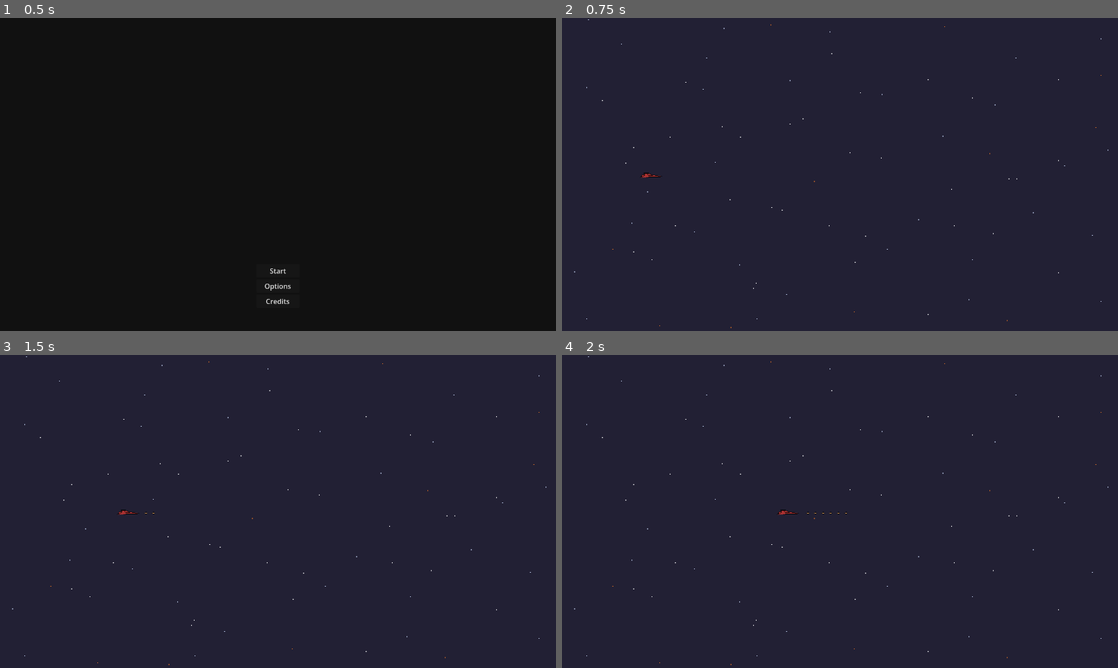
Above: before the commit, frames 1-4 (two rows, left to right).
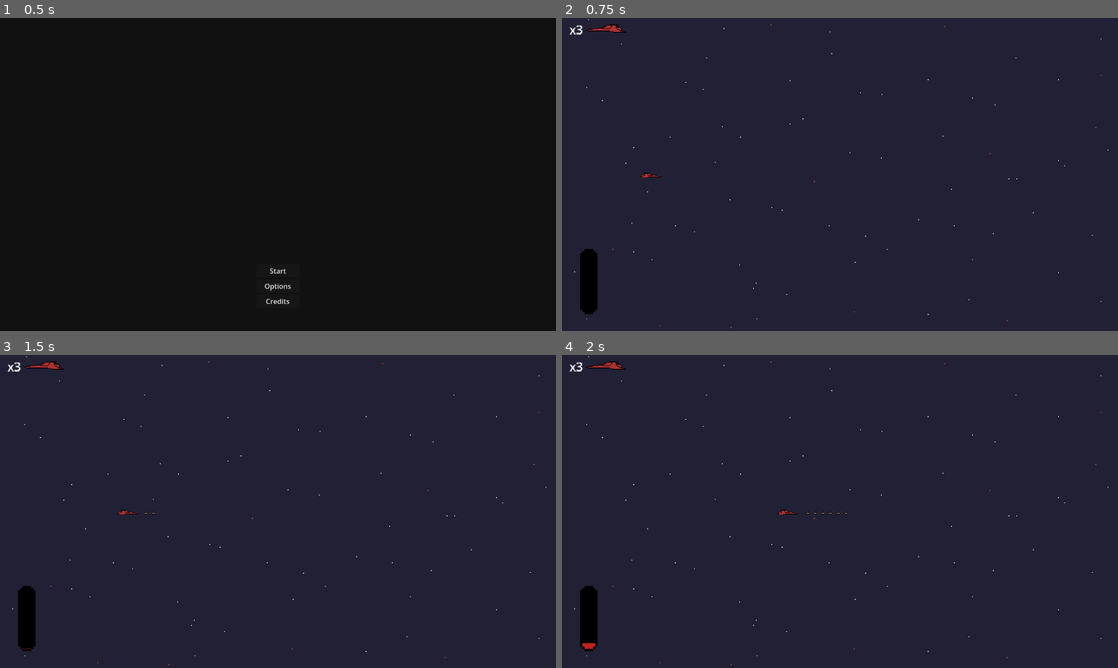
Above: after the commit, the same moments.

Repository: Chovz/mini-jam-203-flow
Game: Godot game, scene res://Scenes/Logic/game_manager.tscn
The game is run twice, just before and just after one commit, with the same random seed, the same clock (stepped at 60 frames per second) and the same inputs. Sound files missing from this copy of the repository are replaced by a short silence.
Inputs:
- Up to frame 1 (0.5 s): no input
- Up to frame 2 (0.75 s): click "Start" at 0.5 s
- Up to frame 3 (1.5 s): tap Enter at 1.25 s; hold D (Move_Right) from 1.28 s (still down); hold J (Attack) from 1.28 s (still down)
- Up to frame 4 (2 s): keep holding D (Move_Right); keep holding J (Attack)

Frame 1 is identical in both runs. In frame 2, 0.8% of the frame differs, in the area x 1-12%, y 2-95%; in frame 3, 0.8%; in frame 4, 0.8%.

Commit message:
Added features
- Overheating
- Life counter

Diff:
--- a/Scenes/Game/Levels/boss.tscn
+++ b/Scenes/Game/Levels/boss.tscn
@@ -5,6 +5,8 @@
 [ext_resource type="PackedScene" uid="uid://dopbjjntrfh5c" path="res://Scenes/Game/Player/space_ship.tscn" id="2_3eqyv"]
 [ext_resource type="PackedScene" uid="uid://c0t38ghy53ajm" path="res://Scenes/Bosses/health_bar.tscn" id="3_hqyda"]
 [ext_resource type="AudioStream" uid="uid://4ul7yb28jyuq" path="res://Assets/Audio/Music/hades-by-ende-dot-app.mp3" id="5_g0dql"]
+[ext_resource type="PackedScene" uid="uid://xyr61xwb653v" path="res://Scenes/UI/heat_meter.tscn" id="6_gc8dr"]
+[ext_resource type="PackedScene" uid="uid://c5trfk0g27ldc" path="res://Scenes/UI/life_counter.tscn" id="7_5urp5"]
 
 [node name="boss" type="Node2D" unique_id=519426123]
 scale = Vector2(2, 2)
@@ -45,3 +47,17 @@
 stream = ExtResource("5_g0dql")
 autoplay = true
 bus = &"Music"
+
+[node name="HeatMeter" parent="." unique_id=1174874425 instance=ExtResource("6_gc8dr")]
+offset_left = 21.5
+offset_top = 340.5
+offset_right = 51.5
+offset_bottom = 348.5
+scale = Vector2(3, 3)
+
+[node name="LifeCounter" parent="." unique_id=589676076 instance=ExtResource("7_5urp5")]
+offset_left = 75.0
+offset_top = 5.5
+offset_right = 75.0
+offset_bottom = 5.5
+scale = Vector2(0.75, 0.75)
--- a/Scenes/Game/Levels/level_1.tscn
+++ b/Scenes/Game/Levels/level_1.tscn
@@ -4,6 +4,8 @@
 [ext_resource type="PackedScene" uid="uid://dopbjjntrfh5c" path="res://Scenes/Game/Player/space_ship.tscn" id="1_4g8pg"]
 [ext_resource type="PackedScene" uid="uid://byswvchemdn4b" path="res://Scenes/Game/Obstacles/meteor_spawner.tscn" id="2_lwd3i"]
 [ext_resource type="AudioStream" uid="uid://cherwsocuitgc" path="res://Assets/Audio/Music/mystery-of-dandela-by-ende-dot-app.mp3" id="4_lnbw1"]
+[ext_resource type="PackedScene" uid="uid://xyr61xwb653v" path="res://Scenes/UI/heat_meter.tscn" id="5_w6qyb"]
+[ext_resource type="PackedScene" uid="uid://c5trfk0g27ldc" path="res://Scenes/UI/life_counter.tscn" id="6_nynvh"]
 
 [node name="level_1" type="Node2D" unique_id=247367067]
 
@@ -35,3 +37,17 @@
 stream = ExtResource("4_lnbw1")
 autoplay = true
 bus = &"Music"
+
+[node name="HeatMeter" parent="." unique_id=1174874425 instance=ExtResource("5_w6qyb")]
+offset_left = -598.0
+offset_top = 321.0
+offset_right = -568.0
+offset_bottom = 329.0
+scale = Vector2(5, 5)
+
+[node name="LifeCounter" parent="." unique_id=589676076 instance=ExtResource("6_nynvh")]
+offset_left = -454.99997
+offset_top = -354.0
+offset_right = -454.99997
+offset_bottom = -305.0
+scale = Vector2(1.75, 1.75)
--- /dev/null
+++ b/Scenes/Game/Player/explosion.tscn
@@ -0,0 +1,43 @@
+[gd_scene format=3 uid="uid://cf35nxkc26sqx"]
+
+[ext_resource type="Texture2D" uid="uid://dh4j6yb167idu" path="res://Assets/Sprites/Spaceship/Explosion-Sheet.png" id="1_gdwu3"]
+[ext_resource type="Script" uid="uid://dh0dnuksb71m7" path="res://Scripts/Game/Player/explosion.gd" id="2_scyuh"]
+
+[sub_resource type="AtlasTexture" id="AtlasTexture_scyuh"]
+atlas = ExtResource("1_gdwu3")
+region = Rect2(0, 0, 32, 32)
+
+[sub_resource type="AtlasTexture" id="AtlasTexture_rxpsx"]
+atlas = ExtResource("1_gdwu3")
+region = Rect2(32, 0, 32, 32)
+
+[sub_resource type="AtlasTexture" id="AtlasTexture_jy1hy"]
+atlas = ExtResource("1_gdwu3")
+region = Rect2(64, 0, 32, 32)
+
+[sub_resource type="SpriteFrames" id="SpriteFrames_4m5s1"]
+animations = [{
+"frames": [{
+"duration": 1.0,
+"texture": SubResource("AtlasTexture_scyuh")
+}, {
+"duration": 1.0,
+"texture": SubResource("AtlasTexture_rxpsx")
+}, {
+"duration": 1.0,
+"texture": SubResource("AtlasTexture_jy1hy")
+}],
+"loop": false,
+"name": &"default",
+"speed": 9.0
+}]
+
+[node name="Explosion" type="AnimatedSprite2D" unique_id=1079953904]
+scale = Vector2(0.5, 0.5)
+sprite_frames = SubResource("SpriteFrames_4m5s1")
+autoplay = "default"
+frame = 2
+frame_progress = 1.0
+script = ExtResource("2_scyuh")
+
+[connection signal="animation_finished" from="." to="." method="_on_animation_finished"]
--- a/Scenes/Game/Player/space_ship.tscn
+++ b/Scenes/Game/Player/space_ship.tscn
@@ -35,7 +35,6 @@
 
 [node name="ShootingCooldown" type="Timer" parent="Timers" unique_id=972064202]
 wait_time = 0.1
-one_shot = true
 
 [node name="AudioStreamPlayer2D" type="AudioStreamPlayer2D" parent="." unique_id=1084174103]
 stream = ExtResource("3_1srbm")
--- /dev/null
+++ b/Scenes/UI/heat_meter.tscn
@@ -0,0 +1,14 @@
+[gd_scene format=3 uid="uid://xyr61xwb653v"]
+
+[ext_resource type="Texture2D" uid="uid://jv0juo4qa1p" path="res://Assets/Sprites/UI/Heat1.png" id="1_qs1wn"]
+[ext_resource type="Texture2D" uid="uid://dsib5bj4ehvjr" path="res://Assets/Sprites/UI/Heat2.png" id="2_otrc0"]
+[ext_resource type="Script" uid="uid://dmtx0s2s1jrpe" path="res://Scripts/UI/heat_meter.gd" id="3_otrc0"]
+
+[node name="HeatMeter" type="TextureProgressBar" unique_id=1174874425]
+offset_right = 30.0
+offset_bottom = 8.0
+rotation = -1.5707964
+value = 50.0
+texture_under = ExtResource("1_qs1wn")
+texture_progress = ExtResource("2_otrc0")
+script = ExtResource("3_otrc0")
--- /dev/null
+++ b/Scenes/UI/life_counter.tscn
@@ -0,0 +1,30 @@
+[gd_scene format=3 uid="uid://c5trfk0g27ldc"]
+
+[ext_resource type="Texture2D" uid="uid://c4gtawtun0ifi" path="res://Assets/Sprites/Spaceship/Ship.png" id="1_51nat"]
+[ext_resource type="Script" uid="uid://bt7t2xpxldc6l" path="res://Scripts/UI/life_counter.gd" id="1_l6jw7"]
+
+[node name="LifeCounter" type="Control" unique_id=589676076]
+layout_mode = 3
+anchors_preset = 0
+offset_left = 96.0
+offset_right = 96.0
+script = ExtResource("1_l6jw7")
+
+[node name="Label" type="Label" parent="." unique_id=1311041706]
+texture_filter = 1
+layout_mode = 0
+offset_left = -96.0
+offset_right = -78.0
+offset_bottom = 49.0
+text = "x3
+"
+
+[node name="TextureRect" type="TextureRect" parent="." unique_id=1783758938]
+layout_mode = 0
+offset_left = -75.0
+offset_top = 5.0
+offset_right = -21.0
+offset_bottom = 54.0
+texture = ExtResource("1_51nat")
+stretch_mode = 2
+flip_h = true
--- /dev/null
+++ b/Scripts/Game/Player/explosion.gd
@@ -0,0 +1,4 @@
+extends AnimatedSprite2D
+
+func _on_animation_finished() -> void:
+	queue_free()
--- a/Scripts/Game/Player/space_ship.gd
+++ b/Scripts/Game/Player/space_ship.gd
@@ -4,12 +4,14 @@
 const SPACE_SHIP_WIDTH = 54
 const BULLET_WIDTH = 5
 const BULLET_SPAWN_OFFSET : Vector2 = Vector2(BULLET_WIDTH + SPACE_SHIP_WIDTH/2, 2)
+const EXPLOSION = preload("res://Scenes/Bosses/PirateShip/explosion.tscn")
 
 @onready var shooting_cooldown: Timer = $Timers/ShootingCooldown
 @onready var audio_stream_player_2d: AudioStreamPlayer2D = $AudioStreamPlayer2D
 
 var isAttacking: bool = false
 var canSpawnBullet: bool = true
+var overheated = false
 
 func _physics_process(delta):
 	playerInput()
@@ -53,10 +55,16 @@
 
 	if isAttacking:
 		if canSpawnBullet:
+			Global.game_manager.updateHeat(2)
 			audio_stream_player_2d.play()
 			spawn_bullet()
 			canSpawnBullet = false
 			shooting_cooldown.start()
+			if Global.game_manager.heat >= 100:
+				var explosion = EXPLOSION.instantiate()
+				explosion.position = Vector2(25, 1)
+				add_child(explosion)
+				overheated = true
 
 func spawn_bullet() -> void:
 	var bullet = Global.BULLET.instantiate()
@@ -74,4 +82,13 @@
 	pass
 
 func _on_shooting_cooldown_timeout():
-	canSpawnBullet = true
+	if !overheated:
+		canSpawnBullet = true
+
+		if Global.game_manager.heat > 0 && !isAttacking:
+			Global.game_manager.updateHeat(-3)
+	else:
+		Global.game_manager.updateHeat(-5)
+		if Global.game_manager.heat == 0:
+			overheated = false
+		shooting_cooldown.start()
--- a/Scripts/Logic/game_manager.gd
+++ b/Scripts/Logic/game_manager.gd
@@ -7,6 +7,9 @@
 var current_level : String
 var current_gui_scene : Control
 #var options_scene : Control
+
+signal heatChange
+signal lostLife
 
 @onready var in_game_seconds_timer = $InGameSecondsTimer
 @onready var score_timer: Timer = $ScoreTimer
@@ -22,6 +25,7 @@
 var player_lives = 3
 var player_reference : SpaceShip = null
 var is_in_boss : bool = false
+var heat = 0
 
 func _ready():
 	Global.game_manager = self
@@ -84,6 +88,9 @@
 func player_got_hit():
 	#disable player control for a sec
 	player_lives -= 1
+	heat = 0
+	in_game_seconds_passed = 0
+	lostLife.emit()
 
 	if player_lives > 0:
 		reload_current_level()
@@ -168,3 +175,10 @@
 
 func set_boss_battle() -> void:
 	change_world_2d_scene(Global.BOSS)
+
+func updateHeat(heatness: int):
+	heat += heatness
+
+	if heat < 0:
+		heat = 0
+	heatChange.emit()
--- /dev/null
+++ b/Scripts/UI/heat_meter.gd
@@ -0,0 +1,10 @@
+extends TextureProgressBar
+
+
+# Called when the node enters the scene tree for the first time.
+func _ready() -> void:
+	Global.game_manager.heatChange.connect(update)
+	update()
+
+func update() -> void:
+	value = Global.game_manager.heat
--- /dev/null
+++ b/Scripts/UI/life_counter.gd
@@ -0,0 +1,13 @@
+extends Control
+
+@onready var label: Label = $Label
+
+var lives: int = 3
+
+func _ready() -> void:
+	Global.game_manager.lostLife.connect(updateLives)
+	updateLives()
+
+func updateLives():
+	lives = Global.game_manager.player_lives
+	label.text = "x" + str(lives)
Binary file added: Assets/Sprites/Spaceship/Explosion-Sheet.png
Not shown, added: Assets/Sprites/Spaceship/Explosion-Sheet.png.import
Binary file added: Assets/Sprites/UI/Heat1.png
Not shown, added: Assets/Sprites/UI/Heat1.png.import
Binary file added: Assets/Sprites/UI/Heat2.png
Not shown, added: Assets/Sprites/UI/Heat2.png.import
Not shown, added: Scripts/Game/Player/explosion.gd.uid
Not shown, added: Scripts/UI/heat_meter.gd.uid
Not shown, added: Scripts/UI/life_counter.gd.uid
